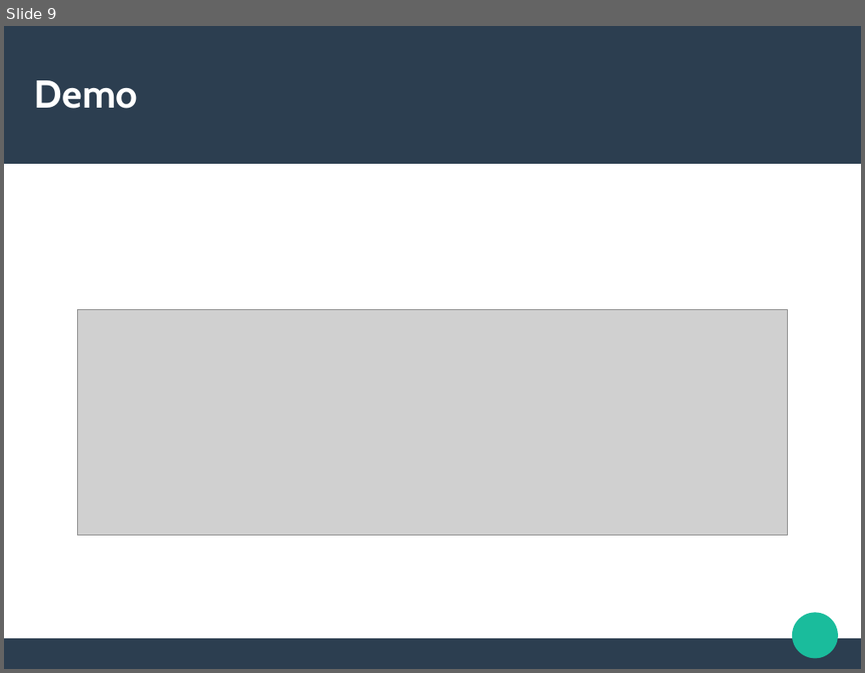
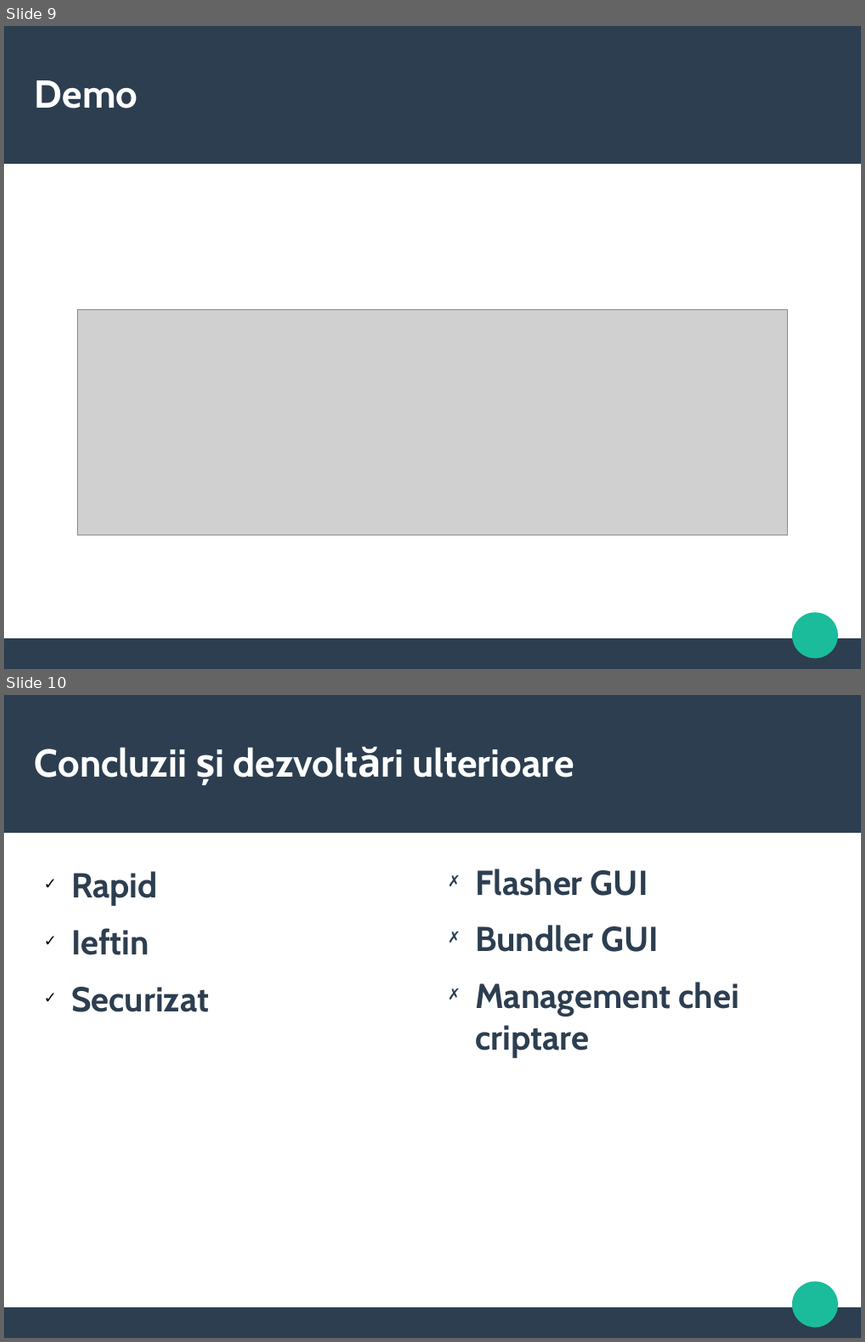
Before and after one commit to paulbarbu/msc-thesis, a slide deck: Bootloader - licenta.odp. Shown one above the other, each under a label of ours: slide 9 before the commit, slides 9 and 10 after it. The pictures are 865x673 and 865x1342 pixels, drawn with LibreOffice and Linux fonts; fonts in the diff are those of the drawing; grey boxes stand for pictures. Boxes give left, top, right and bottom in pixels: in the first picture for what was removed or moved away, otherwise in the second. Text is boxed around its words. In the diff, an @@ line names an element or a change of style, - is before the commit and + after.

Commit message:
modified the cover and the title page and added the missing resources for the presentations

```diff
--- a/Bootloader - licenta.odp
+++ b/Bootloader - licenta.odp
@@ slide 10 added at bbox=[4, 695, 861, 1338], background #FFFFFF; not listed: 3 template elements that a slide beside it also shows @@
@@ title added at bbox=[35, 747, 574, 777], 36 pt, text #FFFFFF, bold @@
+Concluzii și dezvoltări ulterioare
@@ text added at bbox=[71, 871, 209, 1012], 32 pt, text #2C3E50, bold @@
+✓ Rapid
+✓ Ieftin
+✓ Securizat
@@ text added at bbox=[475, 868, 739, 1057], 32 pt, text #2C3E50, bold @@
+✗ Flasher GUI
+✗ Bundler GUI
+✗ Management chei criptare
```
Also in this commit, not shown: 1 slide changed, 5 other slides added, 1 slide removed, 16 other files.
